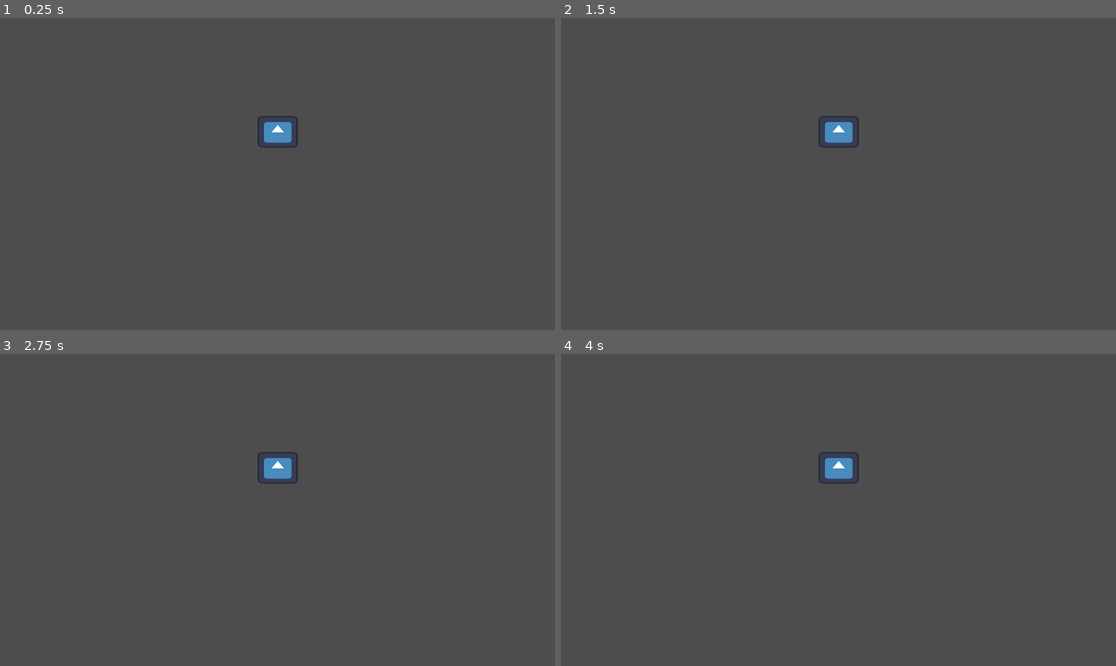
Above: before the commit, frames 1-4 (two rows, left to right).
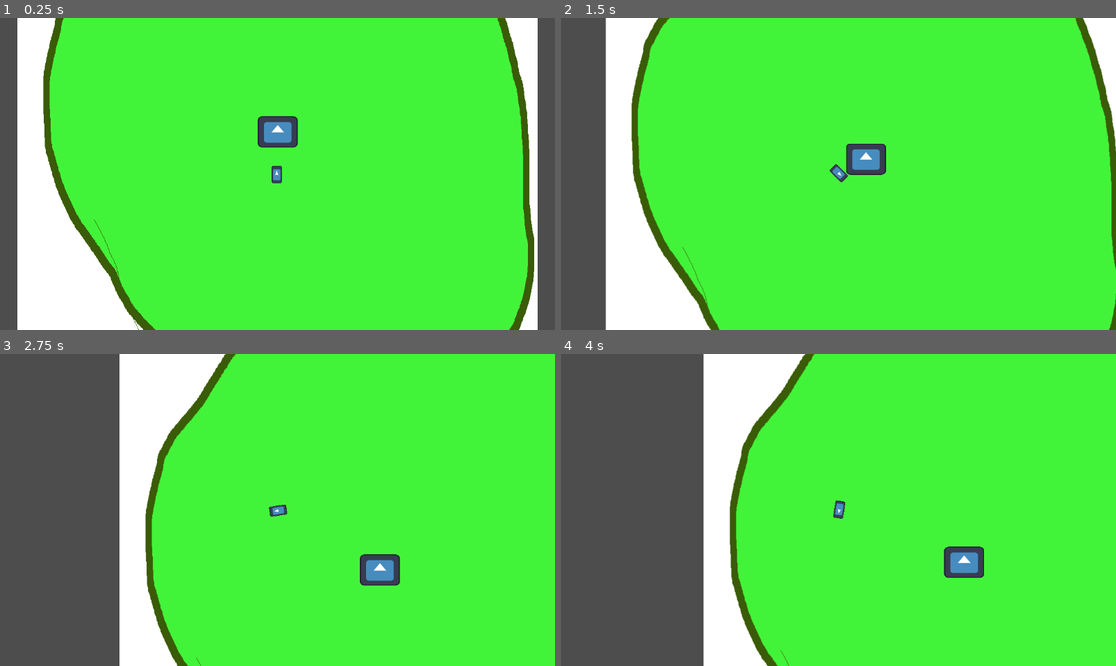
Above: after the commit, the same moments.

Repository: MariaH-2467756/GarbageWizard
Game: Godot game, scene res://main.tscn
Two runs of this game, one before a commit and one after it. Both use one fixed random seed, a clock stepped at 60 frames per second and the inputs below. Before the commit the project has no main scene; this scene is started directly in both runs. The engine's default icon, where the game draws it, is replaced by a stand-in: a white triangle on a blue panel in a dark square.
Inputs:
- Up to frame 1 (0.25 s): no input
- Up to frame 2 (1.5 s): tap Enter (ui_accept) at 0.5, 0.6, 0.77, 1.07, 1.35 s; hold Right (ui_right) 0.53-1.28 s; hold Down (ui_down) from 1.28 s (still down)
- Up to frame 3 (2.75 s): tap Enter (ui_accept) at 1.52, 1.82, 2.1 s; release Down (ui_down) at 2.03 s; hold Right (ui_right) from 2.03 s (still down)
- Up to frame 4 (4 s): release Right (ui_right) at 2.78 s; hold Up (ui_up) 2.78-3.53 s; tap Enter (ui_accept) at 2.85, 3.02, 3.32, 3.5, 3.6, 3.77 s; hold Left (ui_left) from 3.53 s (still down)

The runs differ from the first frame. In frame 1, 93% of the frame differs, in the area x 3-97%, y 0-100%; in frame 2, 92%; in frame 3, 78%; in frame 4, 74%.

Commit message:
tried some more shit.

Diff:
--- /dev/null
+++ b/garbage-wizard/hedge_maze.tscn
@@ -0,0 +1,3 @@
+[gd_scene format=3 uid="uid://cq0qi4r36nfjb"]
+
+[node name="HedgeMaze" type="Node2D"]
--- a/garbage-wizard/main.tscn
+++ b/garbage-wizard/main.tscn
@@ -1,7 +1,10 @@
-[gd_scene load_steps=6 format=3 uid="uid://br3o4a0jh2n00"]
+[gd_scene load_steps=9 format=3 uid="uid://br3o4a0jh2n00"]
 
 [ext_resource type="PackedScene" uid="uid://dnywyyt7emgl" path="res://wizard.tscn" id="1_ig7tw"]
 [ext_resource type="Texture2D" uid="uid://iwb261nlsadv" path="res://icon.svg" id="2_0xm2m"]
+[ext_resource type="PackedScene" uid="uid://56cb8akhlvw4" path="res://portal.tscn" id="3_h2yge"]
+[ext_resource type="PackedScene" uid="uid://cq0qi4r36nfjb" path="res://hedge_maze.tscn" id="4_1bvp3"]
+[ext_resource type="Texture2D" uid="uid://c3loyy8qg70kt" path="res://green_floor.png" id="5_lquwl"]
 
 [sub_resource type="RectangleShape2D" id="RectangleShape2D_h2yge"]
 size = Vector2(25, 250)
@@ -95,13 +98,8 @@
 
 [node name="Portals" type="Node2D" parent="PortalRoom"]
 
-[node name="Portal" type="StaticBody2D" parent="PortalRoom/Portals"]
+[node name="Portal" parent="PortalRoom/Portals" instance=ExtResource("3_h2yge")]
 position = Vector2(-250, 0)
-
-[node name="CollisionShape2D" type="CollisionShape2D" parent="PortalRoom/Portals/Portal"]
-shape = SubResource("RectangleShape2D_lquwl")
-
-[node name="Sprite2D" type="Sprite2D" parent="PortalRoom/Portals/Portal"]
 
 [node name="Portal2" type="StaticBody2D" parent="PortalRoom/Portals"]
 position = Vector2(250, 0)
@@ -128,3 +126,9 @@
 shape = SubResource("RectangleShape2D_lquwl")
 
 [node name="Sprite2D" type="Sprite2D" parent="PortalRoom/Portals/Portal4"]
+
+[node name="HedgeMaze" parent="." instance=ExtResource("4_1bvp3")]
+
+[node name="Sprite2D" type="Sprite2D" parent="."]
+show_behind_parent = true
+texture = ExtResource("5_lquwl")
--- /dev/null
+++ b/garbage-wizard/portal.gd
@@ -0,0 +1,28 @@
+extends StaticBody2D
+
+@export var next_scene: String = "res://scenes/hedge_maze.tscn"
+
+@onready var prompt = $EButton  # your E button image
+var player_nearby = false
+
+func _ready():
+	prompt.visible = false
+	$Area2D.body_entered.connect(_on_body_entered)
+	$Area2D.body_exited.connect(_on_body_exited)
+
+func _process(_delta):
+	if player_nearby and Input.is_action_just_pressed("ui_accept"):  # or make a custom "interact" action
+		teleport()
+
+func _on_body_entered(body):
+	if body == $"../../../Wizard":
+		player_nearby = true
+		prompt.visible = true
+
+func _on_body_exited(body):
+	if body == $"../../../Wizard":
+		player_nearby = false
+		prompt.visible = false
+
+func teleport():
+	get_tree().change_scene_to_file(next_scene)
--- /dev/null
+++ b/garbage-wizard/portal.tscn
@@ -0,0 +1,27 @@
+[gd_scene load_steps=5 format=3 uid="uid://56cb8akhlvw4"]
+
+[ext_resource type="Script" uid="uid://bjr0dcyk0vv5w" path="res://portal.gd" id="1_0r486"]
+[ext_resource type="Texture2D" uid="uid://b8o5it07c4pe6" path="res://Untitled.png" id="2_ef3v5"]
+
+[sub_resource type="RectangleShape2D" id="RectangleShape2D_lquwl"]
+size = Vector2(20, 44)
+
+[sub_resource type="CircleShape2D" id="CircleShape2D_1bvp3"]
+radius = 36.013885
+
+[node name="Portal" type="StaticBody2D"]
+script = ExtResource("1_0r486")
+
+[node name="CollisionShape2D" type="CollisionShape2D" parent="."]
+shape = SubResource("RectangleShape2D_lquwl")
+
+[node name="portalFrame" type="Sprite2D" parent="."]
+
+[node name="Area2D" type="Area2D" parent="."]
+
+[node name="CollisionShape2D" type="CollisionShape2D" parent="Area2D"]
+shape = SubResource("CircleShape2D_1bvp3")
+
+[node name="EButton" type="Sprite2D" parent="."]
+position = Vector2(28, -15)
+texture = ExtResource("2_ef3v5")
--- a/garbage-wizard/project.godot
+++ b/garbage-wizard/project.godot
@@ -11,6 +11,7 @@
 [application]
 
 config/name="GarbageWizard"
+run/main_scene="uid://br3o4a0jh2n00"
 config/features=PackedStringArray("4.5", "GL Compatibility")
 config/icon="res://icon.svg"
 
--- /dev/null
+++ b/garbage-wizard/wall.tscn
@@ -0,0 +1,20 @@
+[gd_scene load_steps=3 format=3 uid="uid://b768katy18bv5"]
+
+[ext_resource type="Texture2D" uid="uid://bxe2koptedjke" path="res://hek.png" id="1_xxgf6"]
+
+[sub_resource type="RectangleShape2D" id="RectangleShape2D_h2yge"]
+size = Vector2(25, 250)
+
+[node name="wall" type="StaticBody2D"]
+rotation = 0.39269912
+
+[node name="CollisionShape2D" type="CollisionShape2D" parent="."]
+rotation = 0.3926991
+shape = SubResource("RectangleShape2D_h2yge")
+
+[node name="Sprite2D" type="Sprite2D" parent="."]
+show_behind_parent = true
+position = Vector2(18.199026, 15.191947)
+rotation = 0.43633232
+scale = Vector2(0.27600324, 0.2988938)
+texture = ExtResource("1_xxgf6")
--- /dev/null
+++ b/garbage-wizard/wizard.gd
@@ -0,0 +1,25 @@
+extends CharacterBody2D
+
+var speed = 400
+var angular_speed = PI
+
+func _physics_process(delta: float) -> void:
+	var direction = 0
+
+	if Input.is_action_pressed("ui_left"):
+		direction = -1
+	if Input.is_action_pressed("ui_right"):
+		direction = 1
+
+	rotation += angular_speed * delta * direction
+
+	var input_vector = Vector2.ZERO
+
+	if Input.is_action_pressed("ui_up"):
+		input_vector = Vector2.UP
+	if Input.is_action_pressed("ui_down"):
+		input_vector = Vector2.DOWN
+
+	velocity = input_vector.rotated(rotation) * speed
+
+	move_and_slide()
--- a/garbage-wizard/wizard.tscn
+++ b/garbage-wizard/wizard.tscn
@@ -1,12 +1,19 @@
-[gd_scene load_steps=2 format=3 uid="uid://dnywyyt7emgl"]
+[gd_scene load_steps=4 format=3 uid="uid://dnywyyt7emgl"]
+
+[ext_resource type="Texture2D" uid="uid://iwb261nlsadv" path="res://icon.svg" id="1_0isxx"]
+[ext_resource type="Script" uid="uid://ba1lks56abmnh" path="res://wizard.gd" id="1_xxhrx"]
 
 [sub_resource type="CapsuleShape2D" id="CapsuleShape2D_6f53g"]
 
 [node name="Wizard" type="CharacterBody2D"]
+script = ExtResource("1_xxhrx")
 
 [node name="CollisionShape2D" type="CollisionShape2D" parent="."]
 shape = SubResource("CapsuleShape2D_6f53g")
 
 [node name="Sprite2D" type="Sprite2D" parent="."]
+position = Vector2(-1.5, 0.9999981)
+scale = Vector2(0.1640625, 0.28125)
+texture = ExtResource("1_0isxx")
 
 [node name="Camera2D" type="Camera2D" parent="."]
Binary file added: garbage-wizard/Untitled.png
Not shown, added: garbage-wizard/Untitled.png.import
Binary file added: garbage-wizard/green_floor.png
Not shown, added: garbage-wizard/green_floor.png.import
Binary file added: garbage-wizard/hek.png
Not shown, added: garbage-wizard/hek.png.import
Not shown, added: garbage-wizard/portal.gd.uid
Not shown, added: garbage-wizard/wizard.gd.uid
